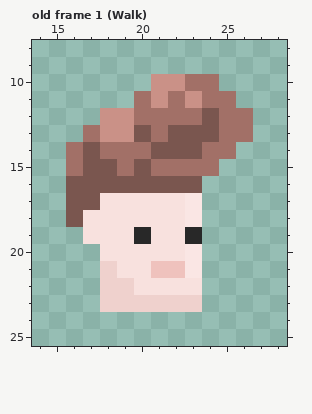
Pixel-art file -- Mayday.Game/Content/Images/Heads_1.aseprite. Above, as it was before the edit.
42x33 pixels, 7 frames. Shown: old frame 1 (Walk): x 14..28, y 8..25. The commit also changed other frames, which this record leaves out.
Once edited:
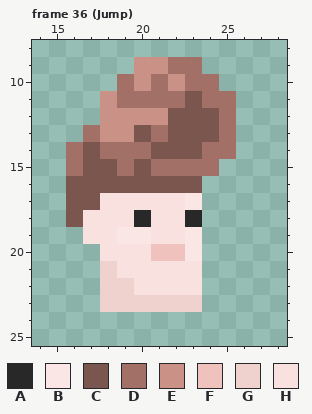
Palette (. is transparent): A #282828  B #fae6e4  C #7a564f  D #a27067  E #ca9187  F #efc2bd  G #efd1cd  H #f8e1de
A new or re-ordered frame is compared with the old frame closest to it.
Changes in this commit:
frames 7 -> 36
Frame 36 (Jump) is new; against old frame 1 (Walk):
y 9: x 20..23 .... -> EEDD
y 10: x 19..21 ..E -> DED
y 11: x 18..19 .. -> ED; x 21 E -> D; x 23 E -> C
y 12: x 20..23 DDDD -> EECC; x 26 D -> .
y 13: x 26 D -> .
y 18: x 20 H -> A; x 23 B -> A
y 19: x 19..20 HA -> BB; x 23 A -> B
y 20: x 21..22 HH -> FF
y 21: x 21..23 FFB -> HHH
Boxes around the changes in both pictures, in picture pixels (x1, y1, x2, y2):
changed: (100, 57, 253, 142)
changed: (117, 210, 202, 278)
